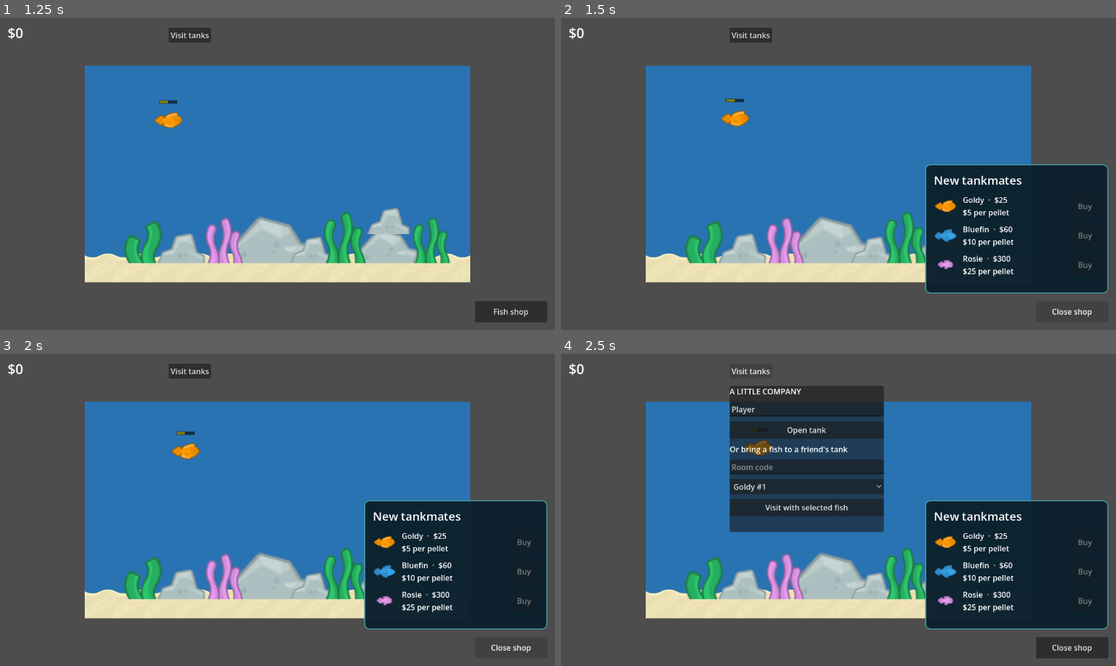
Above: before the commit, frames 1-4 (two rows, left to right).
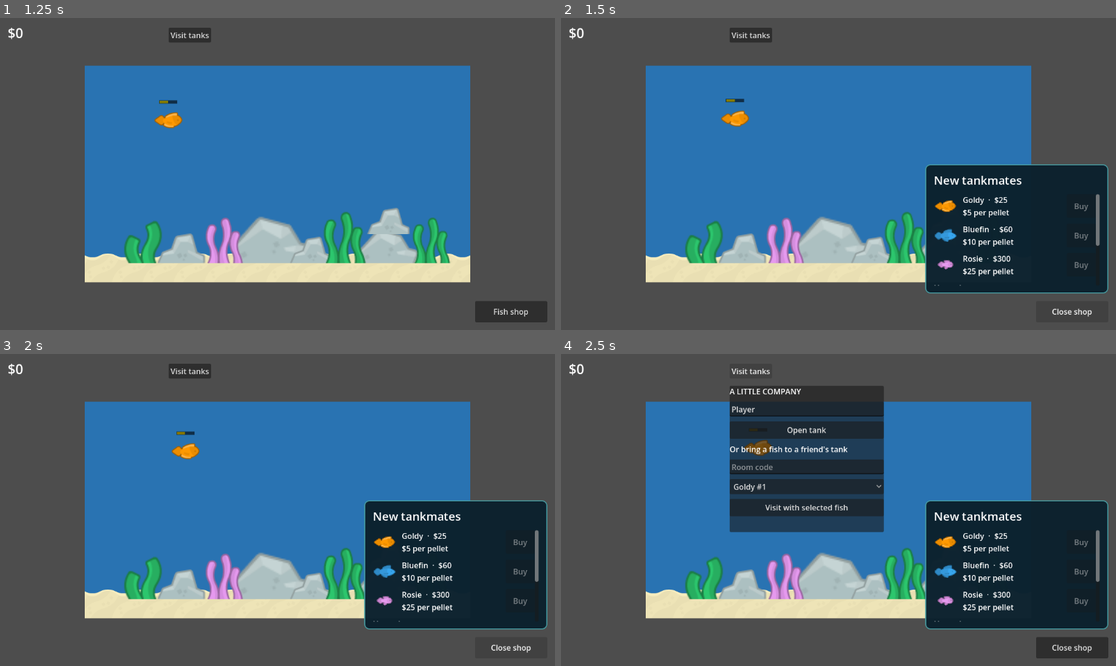
Above: after the commit, the same moments.

Repository: dilllxd/zachanddylangame
Game: Godot game, scene res://scenes/ui/TitleScreen.tscn
Two runs of this game, one before a commit and one after it. Both use one fixed random seed, a clock stepped at 60 frames per second and the inputs below.
Inputs:
- Up to frame 1 (1.25 s): click "Play" at 0.5 s
- Up to frame 2 (1.5 s): click "Fish shop" at 1.25 s
- Up to frame 3 (2 s): no input
- Up to frame 4 (2.5 s): click "Visit tanks" at 2 s

Frame 1 is identical in both runs. In frame 2, 0.3% of the frame differs, in the area x 67-98%, y 56-86%; in frame 3, 0.3%; in frame 4, 0.3%.

Commit message:
Add sand roomba recycling upgrade and offline earnings

Diff:
--- a/autoload/GameState.gd
+++ b/autoload/GameState.gd
@@ -2,6 +2,8 @@
 extends Node
 
 var money: int = 0
+var upgrades: Dictionary = {}
+var offline_earned := 0
 var tank_id: String = ""
 var gift_outbox: Dictionary = {}
 var gift_receipts: Dictionary = {}
--- a/autoload/Net.gd
+++ b/autoload/Net.gd
@@ -282,7 +282,7 @@
 
 func _show_visit() -> void:
 	SaveManager.save_game()
-	for path in ["Fishes", "Food"]:
+	for path in ["Fishes", "Food", "Maintenance"]:
 		tank().get_node(path).hide()
 		tank().get_node(path).process_mode = Node.PROCESS_MODE_DISABLED
 	_view = Node2D.new()
@@ -335,7 +335,7 @@
 	_view = null
 	_visuals.clear()
 	if visiting() and tank() != null:
-		for path in ["Fishes", "Food"]:
+		for path in ["Fishes", "Food", "Maintenance"]:
 			tank().get_node(path).show()
 			tank().get_node(path).process_mode = Node.PROCESS_MODE_INHERIT
 	mode = ""
--- a/autoload/SaveManager.gd
+++ b/autoload/SaveManager.gd
@@ -58,6 +58,7 @@
 		"gift_receipts": GameState.gift_receipts,
 		"saved_at": int(Time.get_unix_time_from_system()),
 		"money": GameState.money,
+		"upgrades": GameState.upgrades,
 		"player_name": GameState.player_name,
 		"fish": fish_records,
 	}
@@ -111,6 +112,9 @@
 	GameState.gift_outbox = record.get("gift_outbox", {}) if record.get("gift_outbox", {}) is Dictionary else {}
 	GameState.gift_receipts = record.get("gift_receipts", {}) if record.get("gift_receipts", {}) is Dictionary else {}
 	GameState.money = int(record.money)
+	GameState.upgrades = {"roomba": true} if record.get("upgrades", {}) is Dictionary and record.get("upgrades", {}).get("roomba", false) == true else {}
+	GameState.offline_earned = offline_credit(record, resources)
+	GameState.money += GameState.offline_earned
 	GameState.player_name = str(record.get("player_name", "Player")).left(24)
 	for i in record.fish.size():
 		var entry: Dictionary = record.fish[i]
@@ -121,7 +125,20 @@
 		fish.fullness = clampf(entry.fullness, 0.0, 1.0)
 	Events.money_changed.emit(GameState.money)
 	_loading = false
+	# Persist the consumed timestamp and credit immediately to prevent repeat loads.
+	if GameState.offline_earned > 0:
+		save_game.call_deferred()
 	return true
+
+func offline_credit(record: Dictionary, resources: Array[FishData]) -> int:
+	if not GameState.upgrades.get("roomba", false) or not _number(record.get("saved_at")):
+		return 0
+	var seconds := clampf(Time.get_unix_time_from_system() - float(record.saved_at), 0.0, 8.0 * 3600.0)
+	# Conservative estimate: one recycled pellet per fish per minute, capped by hunger.
+	var per_second := 0.0
+	for data in resources:
+		per_second += roundi(data.pellet_value * 0.5) * minf(1.0 / 60.0, maxf(data.hunger_rate, 0.0) / 0.25)
+	return floori(seconds * per_second)
 
 func _number(value: Variant) -> bool:
 	return (value is int or value is float) and is_finite(float(value))
--- /dev/null
+++ b/data/upgrades/roomba.tres
@@ -0,0 +1,9 @@
+[gd_resource type="Resource" script_class="UpgradeData" format=3 uid="uid://betrdil82s0n3"]
+
+[ext_resource type="Script" path="res://data/upgrades/UpgradeData.gd" id="1"]
+
+[resource]
+script = ExtResource("1")
+name = "Sand Roomba"
+cost = 150
+description = "Recycles 3 scraps into half-value food. Enables up to 8 hours of offline earnings."
--- /dev/null
+++ b/scenes/feeder/Mess.gd
@@ -0,0 +1,7 @@
+extends Sprite2D
+var floor_y := 390.0
+func _ready() -> void:
+	texture = preload("res://assets/feeder/mess.png")
+	texture_filter = CanvasItem.TEXTURE_FILTER_NEAREST
+func _process(delta: float) -> void:
+	position.y = minf(position.y + 42.0 * delta, floor_y)
--- /dev/null
+++ b/scenes/feeder/Roomba.gd
@@ -0,0 +1,40 @@
+extends Sprite2D
+## Three scraps become one recycled, half-value pellet.
+const PIECES_PER_PELLET := 3
+var collected := 0
+var produced := 0
+var direction := 1.0
+var tank: Node2D
+var cooldown := 0.0
+func _ready() -> void:
+	tank = get_parent().get_parent()
+	texture = preload("res://assets/feeder/roomba.png")
+	texture_filter = CanvasItem.TEXTURE_FILTER_NEAREST
+	position = Vector2(tank.bounds.get_center().x, tank.bounds.end.y - 8.0)
+func _process(delta: float) -> void:
+	cooldown = maxf(0.0, cooldown - delta)
+	var target: Node2D
+	var distance := INF
+	for scrap in get_parent().get_node("Mess").get_children():
+		if scrap.is_queued_for_deletion() or scrap.position.y < scrap.floor_y - 1.0:
+			continue
+		var d: float = absf(scrap.position.x - position.x)
+		if d < distance:
+			distance = d
+			target = scrap
+	if is_instance_valid(target):
+		position.x = move_toward(position.x, target.position.x, 55.0 * delta)
+		if absf(position.x - target.position.x) < 9.0 and cooldown <= 0.0:
+			target.queue_free()
+			collected += 1
+			cooldown = 0.8
+			if collected >= PIECES_PER_PELLET:
+				collected -= PIECES_PER_PELLET
+				produced += 1
+				# Eject above the floor so fish can chase the recycled food.
+				tank.drop_food(Vector2(position.x, position.y - 70.0), null, 0.5)
+	else:
+		position.x += direction * 18.0 * delta
+		if position.x <= tank.bounds.position.x + 16.0 or position.x >= tank.bounds.end.x - 16.0:
+			direction *= -1.0
+	position.x = clampf(position.x, tank.bounds.position.x + 16.0, tank.bounds.end.x - 16.0)
--- /dev/null
+++ b/scenes/feeder/Roomba.tscn
@@ -0,0 +1,6 @@
+[gd_scene format=3 uid="uid://dnmb7267fjrq"]
+
+[ext_resource type="Script" path="res://scenes/feeder/Roomba.gd" id="1"]
+
+[node name="Roomba" type="Sprite2D" unique_id=2069601948]
+script = ExtResource("1")
--- a/scenes/fish/Fish.gd
+++ b/scenes/fish/Fish.gd
@@ -73,4 +73,6 @@
 	bar.show_after_eating()
 	seeker.food_target = null
 	Net.payout(self, payout, feeder)
+	if randf() < 0.5:
+		tank.add_mess(position)
 	movement.pick_wander_target()
--- a/scenes/food/FoodPellet.gd
+++ b/scenes/food/FoodPellet.gd
@@ -7,7 +7,7 @@
 ## 1.0 = manual click, autofeeder will drop pellets with a lower multiplier
 var payout_mult: float = 1.0
 var claimed_by: Node = null  # stops every fish piling onto one pellet
-## seconds a pellet lasts after landing before it dissolves (fades out the last 3s)
+## Uneaten food becomes recyclable mess after resting on the floor.
 @export var lifetime: float = 20.0
 var _rest_time := 0.0
 
@@ -19,8 +19,8 @@
 		position.y = min(position.y + sink_speed * delta, floor_y)
 	else:
 		_rest_time += delta
-		modulate.a = clamp((lifetime - _rest_time) / 3.0, 0.0, 1.0)
 		if _rest_time >= lifetime:
+			get_tree().get_first_node_in_group("tank").add_mess(position)
 			eat()
 
 ## where this pellet will be in t seconds (for leading the chase)
--- a/scenes/tank/Tank.gd
+++ b/scenes/tank/Tank.gd
@@ -14,6 +14,20 @@
 		fish.name = "Goldy"
 		fish.position = Vector2(150, 120)
 		$Fishes.add_child(fish)
+	ensure_roomba()
+
+func ensure_roomba() -> void:
+	if GameState.upgrades.get("roomba", false) and not $Maintenance.has_node("Roomba"):
+		$Maintenance.add_child(preload("res://scenes/feeder/Roomba.tscn").instantiate())
+
+func add_mess(point: Vector2) -> void:
+	if Net.visiting() or $Maintenance/Mess.get_child_count() >= 80:
+		return
+	var mess := Sprite2D.new()
+	mess.set_script(preload("res://scenes/feeder/Mess.gd"))
+	mess.position = point.clamp(bounds.position, bounds.end)
+	mess.floor_y = bounds.end.y
+	$Maintenance/Mess.add_child(mess)
 
 func floor_at(x: float, from_y: float) -> float:
 	var top: float = navigator.decor_top(x)
--- a/scenes/tank/Tank.tscn
+++ b/scenes/tank/Tank.tscn
@@ -107,3 +107,7 @@
 
 [node name="Navigator" type="Node2D" parent="." unique_id=499201809]
 script = ExtResource("10")
+
+[node name="Maintenance" type="Node2D" parent="." unique_id=1830282566]
+
+[node name="Mess" type="Node2D" parent="Maintenance" unique_id=1575696160]
--- a/scenes/ui/HUD.gd
+++ b/scenes/ui/HUD.gd
@@ -3,6 +3,14 @@
 func _ready() -> void:
 	Events.money_changed.connect(_on_money_changed)
 	_on_money_changed(GameState.money)
+	if GameState.offline_earned > 0:
+		var notice := Label.new()
+		notice.text = "Welcome back! Roomba earned $%d" % GameState.offline_earned
+		notice.position = Vector2(220, 24)
+		notice.add_theme_color_override("font_color", Color(0.6, 1.0, 0.8))
+		add_child(notice)
+		GameState.offline_earned = 0
+		get_tree().create_timer(7.0, false).timeout.connect(notice.queue_free)
 
 func _on_money_changed(total: int) -> void:
 	$Money.text = "$%d" % total
--- a/scenes/ui/Shop.gd
+++ b/scenes/ui/Shop.gd
@@ -2,6 +2,8 @@
 
 var catalog: Array[FishData] = []
 var _buttons: Array[Button] = []
+var _roomba_button: Button
+var _roomba := preload("res://data/upgrades/roomba.tres")
 @onready var panel: PanelContainer = $Panel
 @onready var rows: VBoxContainer = $Panel/Margin/Content/Scroll/Rows
 
@@ -18,6 +20,16 @@
 	catalog.sort_custom(func(a: FishData, b: FishData) -> bool: return a.price < b.price)
 	for data in catalog:
 		_add_row(data)
+	var heading := Label.new()
+	heading.text = "Upgrades"
+	rows.add_child(heading)
+	var detail := Label.new()
+	detail.text = "Sand Roomba · $150\n3 scraps = half-value food\nOffline earnings, up to 8 hours"
+	rows.add_child(detail)
+	_roomba_button = Button.new()
+	_roomba_button.custom_minimum_size.y = 44
+	_roomba_button.pressed.connect(_buy_roomba)
+	rows.add_child(_roomba_button)
 	_update_affordability(GameState.money)
 
 func _process(_delta: float) -> void:
@@ -51,7 +63,20 @@
 	rows.add_child(row)
 	_buttons.append(buy)
 
+func _buy_roomba() -> void:
+	if get_tree().paused or Net.visiting() or GameState.upgrades.get("roomba", false):
+		return
+	if GameState.spend(_roomba.cost):
+		GameState.upgrades["roomba"] = true
+		get_tree().get_first_node_in_group("tank").ensure_roomba()
+		SaveManager.save_game()
+		_update_affordability(GameState.money)
+
 func _update_affordability(total: int) -> void:
+	if is_instance_valid(_roomba_button):
+		var owned: bool = GameState.upgrades.get("roomba", false)
+		_roomba_button.text = "Owned" if owned else "Buy Roomba"
+		_roomba_button.disabled = owned or total < _roomba.cost
 	for i in catalog.size():
 		_buttons[i].disabled = total < catalog[i].price
 
Binary file added: assets/feeder/mess.png
Not shown, added: assets/feeder/mess.png.import
Binary file added: assets/feeder/roomba.png
Not shown, added: assets/feeder/roomba.png.import
Not shown, added: scenes/feeder/Mess.gd.uid
Not shown, added: scenes/feeder/Roomba.gd.uid
